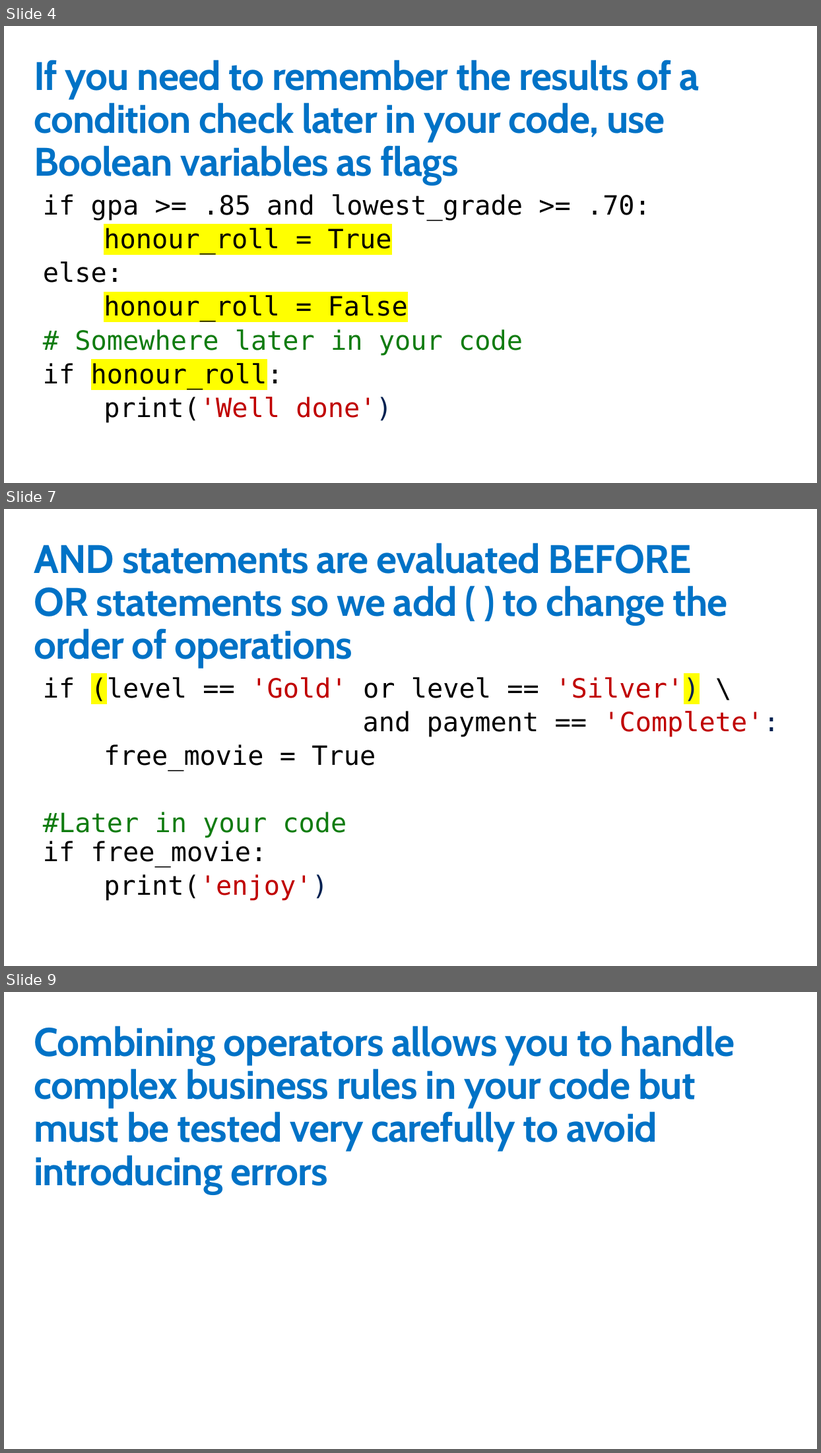
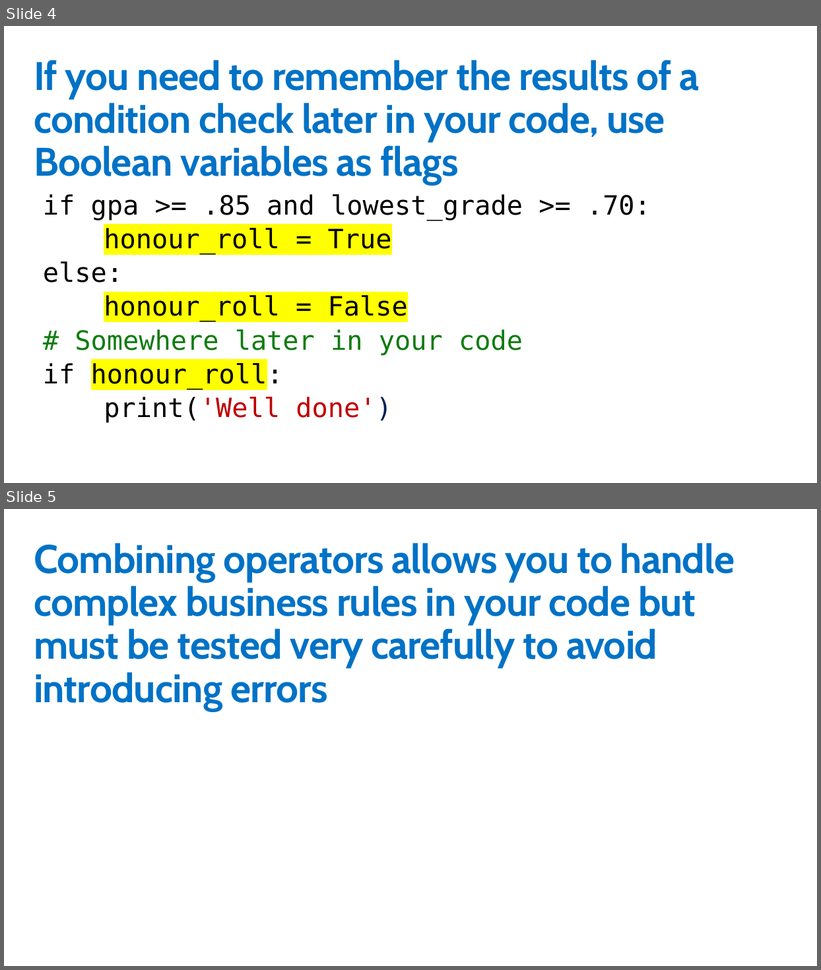
Before and after one commit to GeekTrainer/python-getting-started, a slide deck: Slides/10 - ComplexConditionChecks.pptx. Shown one above the other, each under a label of ours: slides 4, 7 and 9 before the commit, slides 4 and 5 after it; the slides between them are not shown. The pictures are 821x1453 and 821x970 pixels, drawn with LibreOffice and Linux fonts; fonts in the diff are those of the drawing. Boxes give left, top, right and bottom in pixels: in the first picture for what was removed or moved away, otherwise in the second. Text is boxed around its words. In the diff, an @@ line names an element or a change of style, - is before the commit and + after.

```diff
--- a/Slides/10 - ComplexConditionChecks.pptx
+++ b/Slides/10 - ComplexConditionChecks.pptx
@@ slide 7 removed at box(4, 509, 817, 966), background #FFFFFF @@
@@ title removed at box(34, 543, 728, 668) @@
-AND statements are evaluated BEFORE
-OR statements so we add ( ) to change the order of operations
@@ text removed at box(43, 676, 780, 901) @@
-if (level == 'Gold' or level == 'Silver') \
-and payment == 'Complete':
-free_movie = True
-#Later in your code
-if free_movie:
-print('enjoy')
@@ what was slide 9 is now slide 5 @@
```
Also in this commit, not shown: 3 other slides removed, 19 other files.
